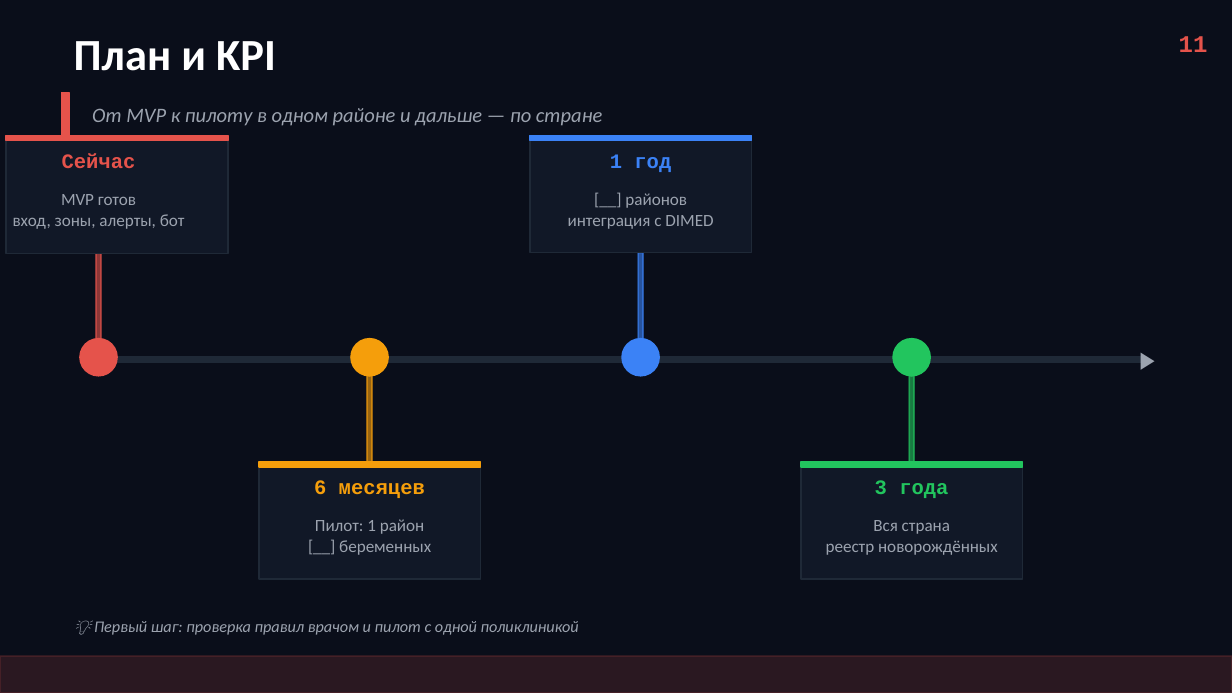
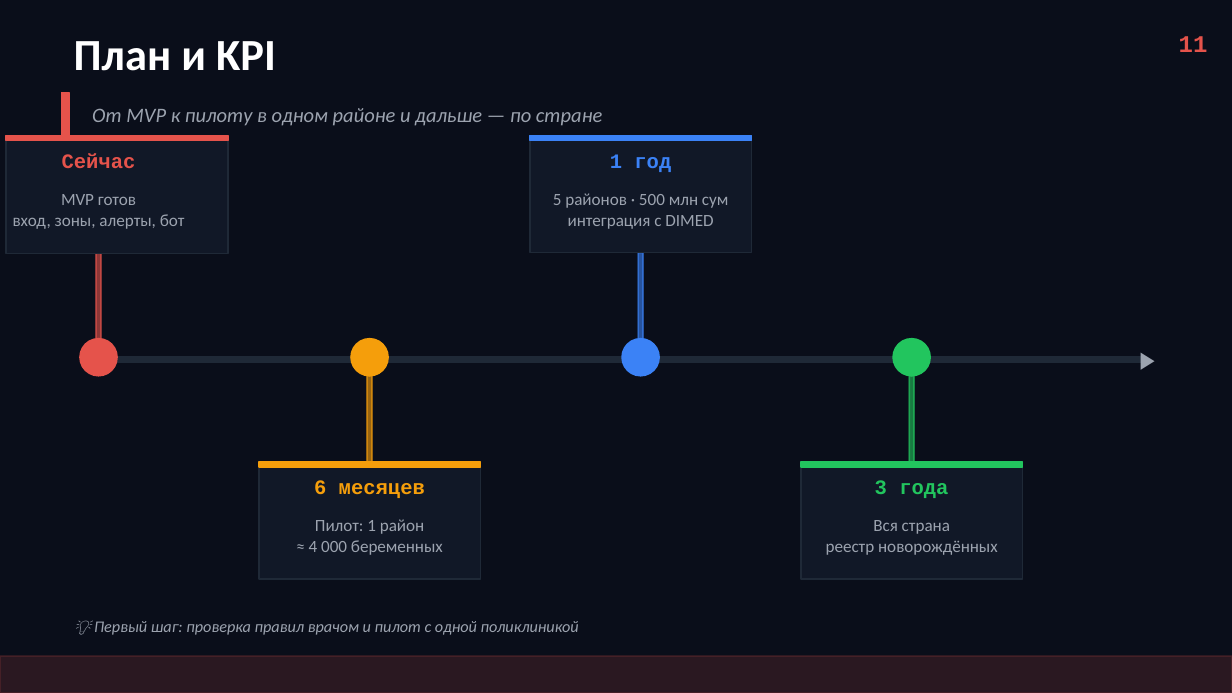
Before and after one commit to ilyaplaxov/ona-bola-signal, a slide deck: slide 11 of docs/pitch/Ona-Bola_Signal_pitch.pptx. Drawn at 1232x693 pixels with LibreOffice and Linux fonts; fonts in the diff are those of the drawing. Boxes give left, top, right and bottom in pixels: in the first picture for what was removed or moved away, otherwise in the second. Text is boxed around its words. In the diff, an @@ line names an element or a change of style, - is before the commit and + after.

```diff
--- a/docs/pitch/Ona-Bola_Signal_pitch.pptx
+++ b/docs/pitch/Ona-Bola_Signal_pitch.pptx
@@ text at (553, 193, 728, 208): text changed @@
-[__] районов
+5 районов · 500 млн сум
@@ text at (309, 540, 443, 555): text changed @@
-[__] беременных
+≈ 4 000 беременных
```
Also in this commit, not shown: 3 other slides changed.
